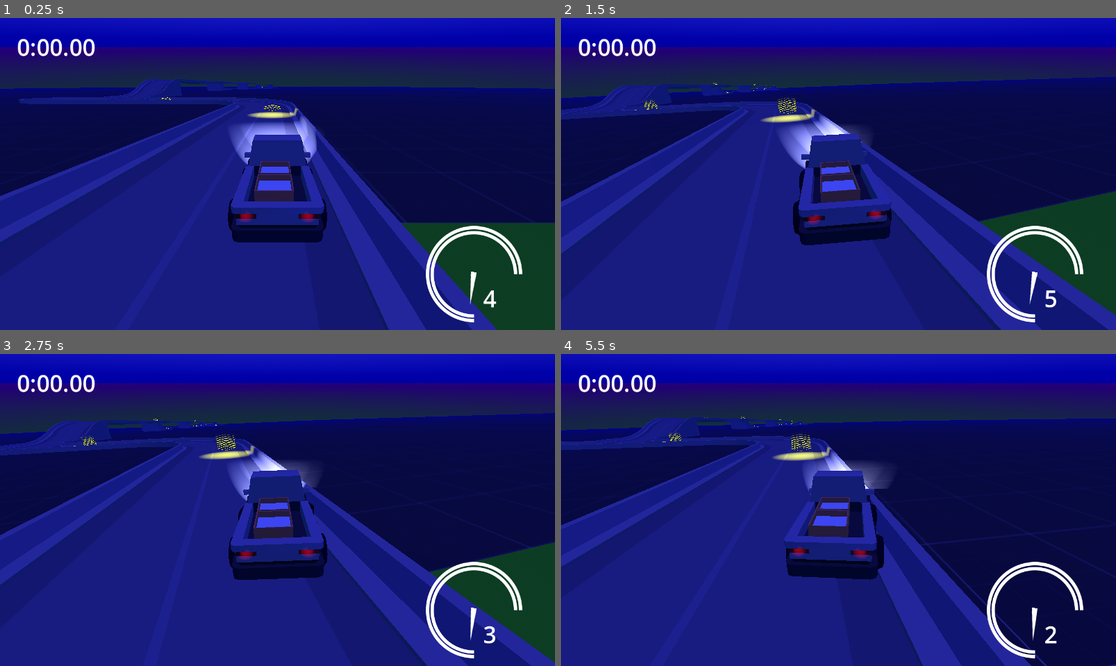
Above: before the commit, frames 1-4 (two rows, left to right).
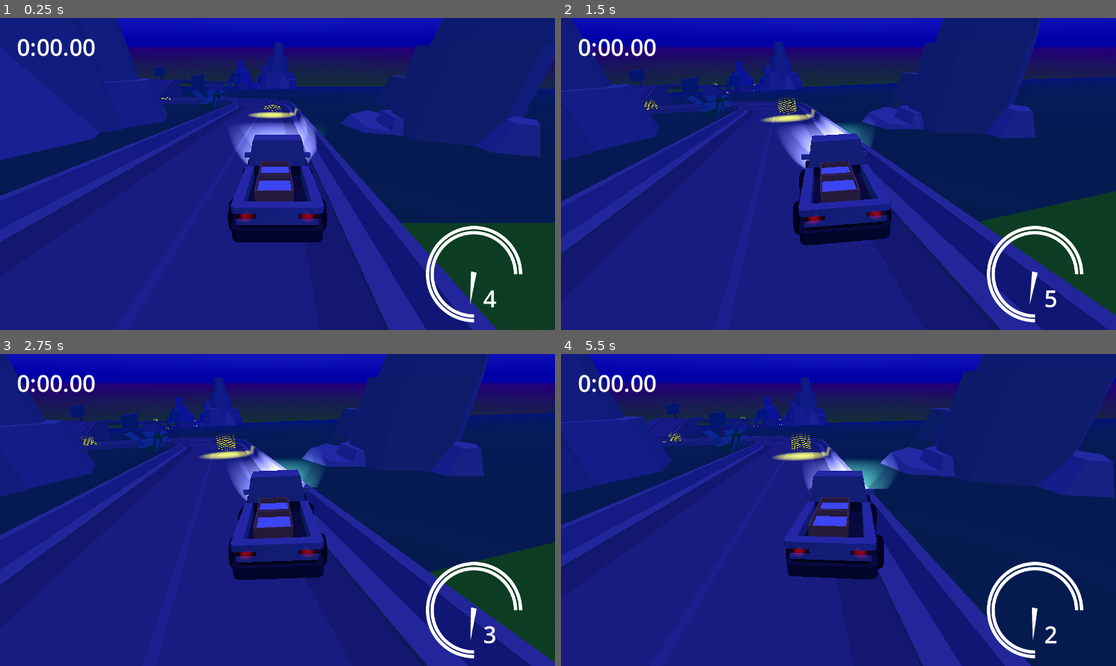
Above: after the commit, the same moments.

Repository: Yngwarr/tofu-delivery-game
Game: Godot game, scene res://scenes/Game.tscn
Same seed, same stepped clock (60 frames per second), same inputs: the game is played once before the commit and once after it.
Inputs:
- Up to frame 1 (0.25 s): no input
- Up to frame 2 (1.5 s): hold D (steer_right) 0.53-1.28 s; tap W (throttle) at 0.6, 1.35 s; hold S (brake) from 1.28 s (still down)
- Up to frame 3 (2.75 s): release S (brake) at 2.03 s; hold D (steer_right) from 2.03 s (still down); tap W (throttle) at 2.1 s
- Up to frame 4 (5.5 s): tap W (throttle) every 0.75 s from 2.85 to 5.1 s; release D (steer_right) at 3.53 s; hold A (steer_left) 3.53-5.03 s; hold S (brake) from 5.03 s (still down)

The runs differ from the first frame. In frame 1, 18% of the frame differs, in the area x 0-100%, y 0-66%; in frame 2, 11%; in frame 3, 12%; in frame 4, 16%.

Commit message:
started environment

Diff:
--- a/scenes/Game.tscn
+++ b/scenes/Game.tscn
@@ -1,8 +1,7 @@
-[gd_scene load_steps=18 format=3 uid="uid://ucubnjga7flw"]
+[gd_scene load_steps=23 format=3 uid="uid://ucubnjga7flw"]
 
 [ext_resource type="Script" path="res://src/Game.gd" id="1_827q4"]
 [ext_resource type="PackedScene" uid="uid://b3586j135yfbf" path="res://scenes/Car.tscn" id="1_ee4kg"]
-[ext_resource type="Texture2D" uid="uid://t3ljxgs3vynr" path="res://textures/proto_dark.png" id="1_gocvt"]
 [ext_resource type="Script" path="res://src/Speedometer.gd" id="3_euadt"]
 [ext_resource type="PackedScene" uid="uid://dl1a1tmrmtdls" path="res://scenes/Road.tscn" id="4_mpevo"]
 [ext_resource type="Texture2D" uid="uid://cmj4se5epwa5t" path="res://textures/speedometer.png" id="5_8lsma"]
@@ -10,12 +9,22 @@
 [ext_resource type="Texture2D" uid="uid://calurnr5vmja1" path="res://textures/Arrow.png" id="6_6458a"]
 [ext_resource type="PackedScene" uid="uid://n7e5jxettdli" path="res://scenes/Checkpoint.tscn" id="7_alyof"]
 [ext_resource type="Script" path="res://src/CheckpointController.gd" id="7_gcnu8"]
+[ext_resource type="PackedScene" uid="uid://4v02rs3ea4l1" path="res://models/nature/stone_tallA.glb" id="8_uoc4l"]
+[ext_resource type="PackedScene" uid="uid://b30w5ivn4ltip" path="res://models/nature/stone_tallB.glb" id="9_0sm30"]
+[ext_resource type="PackedScene" uid="uid://bip5ewt4nuwq" path="res://models/nature/tree_pineDefaultA.glb" id="10_qmw50"]
+[ext_resource type="PackedScene" uid="uid://xx4pfh80qf33" path="res://models/nature/tree_pineDefaultB.glb" id="11_no28x"]
+[ext_resource type="PackedScene" uid="uid://c8majbdnhpmyo" path="res://models/nature/tree_pineTallB.glb" id="12_2odnt"]
+[ext_resource type="PackedScene" uid="uid://c0857ljc4fvnr" path="res://models/nature/plant_bush.glb" id="16_ct8mb"]
+[ext_resource type="PackedScene" uid="uid://bhseqk1uacrdv" path="res://models/nature/stone_tallC.glb" id="16_u2l3s"]
+[ext_resource type="PackedScene" uid="uid://ddctu8nkhnnjs" path="res://models/nature/stone_tallE.glb" id="17_tlxg1"]
+[ext_resource type="PackedScene" uid="uid://dp8opsonx2r68" path="res://models/nature/tree_blocks_dark.glb" id="17_urnxt"]
+[ext_resource type="PackedScene" uid="uid://bb1pdbmckkyky" path="res://models/nature/stone_tallD.glb" id="18_00w5a"]
 
 [sub_resource type="WorldBoundaryShape3D" id="WorldBoundaryShape3D_b63vk"]
 plane = Plane(0, 1, 0.15, 0)
 
 [sub_resource type="StandardMaterial3D" id="StandardMaterial3D_gv6ey"]
-albedo_texture = ExtResource("1_gocvt")
+albedo_color = Color(0.172549, 0.45098, 0.294118, 1)
 uv1_scale = Vector3(100, 100, 100)
 
 [sub_resource type="PlaneMesh" id="PlaneMesh_qc7a3"]
@@ -103,6 +112,7 @@
 
 [node name="Floor" type="StaticBody3D" parent="."]
 collision_layer = 2
+metadata/_edit_lock_ = true
 
 [node name="CollisionShape3D" type="CollisionShape3D" parent="Floor"]
 shape = SubResource("WorldBoundaryShape3D_b63vk")
@@ -228,3 +238,92 @@
 
 [node name="CollisionShape3D" type="CollisionShape3D" parent="Colliders/Start"]
 shape = SubResource("BoxShape3D_f4702")
+
+[node name="Environment" type="Node3D" parent="."]
+
+[node name="stone_tallA" parent="Environment" instance=ExtResource("8_uoc4l")]
+transform = Transform3D(10.5495, 0, -16.9914, 0, 20, 0, 16.9914, 0, 10.5495, -16.8799, -2.67023, 15.5454)
+
+[node name="stone_tallA2" parent="Environment" instance=ExtResource("8_uoc4l")]
+transform = Transform3D(6.78811, 0, 24.0608, 0, 25, 0, -24.0608, 0, 6.78811, 124.93, -58.8922, 349.115)
+
+[node name="stone_tallA3" parent="Environment" instance=ExtResource("8_uoc4l")]
+transform = Transform3D(-5.45896, 0, 49.7011, 0, 50, 0, -49.7011, 0, -5.45896, -12.7344, -103.419, 612.911)
+
+[node name="stone_tallA4" parent="Environment" instance=ExtResource("8_uoc4l")]
+transform = Transform3D(-11.7879, 0, -43.4286, 0, 45, 0, 43.4286, 0, -11.7879, 75.7764, -129.031, 850.676)
+
+[node name="stone_tallB" parent="Environment" instance=ExtResource("9_0sm30")]
+transform = Transform3D(39.9951, -0.628991, -5.92093e-09, 0.626901, 39.8622, -3.25806, 0.0512322, 3.25766, 39.8671, 31.8245, -2.0939, 16.3508)
+
+[node name="stone_tallB2" parent="Environment" instance=ExtResource("9_0sm30")]
+transform = Transform3D(49.9938, -0.786238, 6.56695e-09, 0.783626, 49.8277, -4.07257, 0.0640403, 4.07207, 49.8339, 2.86603, -31.2139, 248.668)
+
+[node name="stone_tallB3" parent="Environment" instance=ExtResource("9_0sm30")]
+transform = Transform3D(39.9951, -0.628991, -5.92093e-09, 0.626901, 39.8622, -3.25806, 0.0512322, 3.25766, 39.8671, 8.86288, -99.7646, 626.38)
+
+[node name="tree_pineDefaultA" parent="Environment" instance=ExtResource("10_qmw50")]
+transform = Transform3D(12, 0, 0, 0, 12, 0, 0, 0, 12, 75.2113, -11.8789, 76.6022)
+
+[node name="tree_pineDefaultB" parent="Environment" instance=ExtResource("11_no28x")]
+transform = Transform3D(8.33114, 0, 5.53101, 0, 10, 0, -5.53101, 0, 8.33114, 72.1833, -13.5828, 85.4455)
+
+[node name="tree_pineTallB" parent="Environment" instance=ExtResource("12_2odnt")]
+transform = Transform3D(10, 0, 0, 0, 10, 0, 0, 0, 10, 79.1471, -18.3715, 83.0204)
+
+[node name="tree_pineDefaultA2" parent="Environment" instance=ExtResource("10_qmw50")]
+transform = Transform3D(-11.9974, 0, -0.248169, 0, 12, 0, 0.248169, 0, -11.9974, 75.9216, -33.1551, 209.644)
+
+[node name="tree_pineDefaultB2" parent="Environment" instance=ExtResource("11_no28x")]
+transform = Transform3D(-8.21498, 0, -5.70212, 0, 10, 0, 5.70212, 0, -8.21498, 78.7662, -31.1333, 200.74)
+
+[node name="tree_pineTallB2" parent="Environment" instance=ExtResource("12_2odnt")]
+transform = Transform3D(-9.99786, 0, -0.206808, 0, 10, 0, 0.206808, 0, -9.99786, 71.8539, -34.3249, 203.309)
+
+[node name="tree_pineDefaultA3" parent="Environment" instance=ExtResource("10_qmw50")]
+transform = Transform3D(-11.9974, 0, -0.248169, 0, 12, 0, 0.248169, 0, -11.9974, 47.8552, -33.1551, 244.21)
+
+[node name="tree_pineDefaultB3" parent="Environment" instance=ExtResource("11_no28x")]
+transform = Transform3D(-8.21498, 0, -5.70212, 0, 10, 0, 5.70212, 0, -8.21498, 50.6998, -34.859, 225.557)
+
+[node name="tree_pineTallB3" parent="Environment" instance=ExtResource("12_2odnt")]
+transform = Transform3D(-9.99786, 0, -0.206808, 0, 10, 0, 0.206808, 0, -9.99786, 43.7876, -39.6477, 237.875)
+
+[node name="plant_bush" parent="Environment" instance=ExtResource("16_ct8mb")]
+transform = Transform3D(20, 0, 0, 0, 20, 0, 0, 0, 20, 15.1304, -6.02295, 40.1534)
+
+[node name="plant_bush2" parent="Environment" instance=ExtResource("16_ct8mb")]
+transform = Transform3D(10.3854, 0, -10.8233, 0, 15, 0, 10.8233, 0, 10.3854, 15.1304, -6.02295, 45.1886)
+
+[node name="stone_tallC" parent="Environment" instance=ExtResource("16_u2l3s")]
+transform = Transform3D(-27.6677, 0, -96.0963, 0, 100, 0, 96.0963, 0, -27.6677, 98.9049, -126.509, 696.887)
+
+[node name="stone_tallE" parent="Environment" instance=ExtResource("17_tlxg1")]
+transform = Transform3D(100, 0, 0, 0, 100, 0, 0, 0, 100, 102.847, -105.663, 732.846)
+
+[node name="stone_tallD" parent="Environment" instance=ExtResource("18_00w5a")]
+transform = Transform3D(100, 0, 0, 0, 100, 0, 0, 0, 100, 108.587, -99.1575, 661.05)
+
+[node name="stone_tallC2" parent="Environment" instance=ExtResource("16_u2l3s")]
+transform = Transform3D(3.78245, 0, 79.9105, 0.62482, 79.9976, -0.029575, -79.9081, 0.62552, 3.78234, -23.3784, -91.3191, 399.36)
+
+[node name="stone_tallE2" parent="Environment" instance=ExtResource("17_tlxg1")]
+transform = Transform3D(-77.8376, 0, -18.4746, 0, 80, 0, 18.4746, 0, -77.8376, 20.9961, -70.4738, 326.382)
+
+[node name="stone_tallD2" parent="Environment" instance=ExtResource("18_00w5a")]
+transform = Transform3D(-13.3964, 0, -37.69, 0, 40, 0, 37.69, 0, -13.3964, 59.1085, -89.9302, 560.847)
+
+[node name="tree_blocks_dark" parent="Environment" instance=ExtResource("17_urnxt")]
+transform = Transform3D(10, 0, 0, 0, 10, 0, 0, 0, 10, 43.4672, -18.1223, 114.702)
+
+[node name="tree_blocks_dark2" parent="Environment" instance=ExtResource("17_urnxt")]
+transform = Transform3D(10, 0, 0, 0, 10, 0, 0, 0, 10, 90.1971, -18.1223, 167.204)
+
+[node name="tree_blocks_dark3" parent="Environment" instance=ExtResource("17_urnxt")]
+transform = Transform3D(20, 0, 0, 0, 20, 0, 0, 0, 20, 57.4067, -46.3913, 296.845)
+
+[node name="tree_blocks_dark4" parent="Environment" instance=ExtResource("17_urnxt")]
+transform = Transform3D(20, 0, 0, 0, 20, 0, 0, 0, 20, 31.5619, -66.3528, 436.752)
+
+[node name="tree_blocks_dark5" parent="Environment" instance=ExtResource("17_urnxt")]
+transform = Transform3D(15, 0, 0, 0, 15, 0, 0, 0, 15, 31.5619, -93.5924, 617.895)
--- /dev/null
+++ b/scenes/environment.tscn
@@ -0,0 +1,27 @@
+[gd_scene load_steps=6 format=3 uid="uid://cyqy5iu81tmp5"]
+
+[ext_resource type="PackedScene" uid="uid://rho23x400wgu" path="res://models/nature/flower_yellowB.glb" id="1_5kdma"]
+[ext_resource type="PackedScene" uid="uid://bqjjbebcjha2v" path="res://models/nature/flower_yellowA.glb" id="2_mwbv7"]
+[ext_resource type="PackedScene" uid="uid://bdtcn2vhbgtv8" path="res://models/nature/flower_yellowC.glb" id="3_crqqo"]
+[ext_resource type="PackedScene" uid="uid://c5s8gac7ayvfl" path="res://models/nature/grass.glb" id="4_gdruv"]
+[ext_resource type="PackedScene" uid="uid://dd41unddnjo6" path="res://models/nature/grass_large.glb" id="5_0tfqb"]
+
+[node name="Environment" type="Node"]
+
+[node name="flower_yellowB" parent="." instance=ExtResource("1_5kdma")]
+transform = Transform3D(50, 0, 0, 0, 50, 0, 0, 0, 50, 0.3, 0, 0)
+
+[node name="flower_yellowA" parent="." instance=ExtResource("2_mwbv7")]
+transform = Transform3D(50, 0, 0, 0, 50, 0, 0, 0, 50, 0, 0, 0.363056)
+
+[node name="flower_yellowC" parent="." instance=ExtResource("3_crqqo")]
+transform = Transform3D(50, 0, 0, 0, 50, 0, 0, 0, 50, 0, 0, 0)
+
+[node name="grass" parent="." instance=ExtResource("4_gdruv")]
+transform = Transform3D(50, 0, 0, 0, 50, 0, 0, 0, 50, -0.312275, 0, 0)
+
+[node name="grass2" parent="." instance=ExtResource("4_gdruv")]
+transform = Transform3D(37.0824, 0, -33.5395, 0, 50, 0, 33.5395, 0, 37.0824, 0.128945, 0, 0.328168)
+
+[node name="grass_large" parent="." instance=ExtResource("5_0tfqb")]
+transform = Transform3D(50, 0, 0, 0, 50, 0, 0, 0, 50, 0.0175442, 0, -0.282324)
Binary file removed: models/nature/bed.glb
Not shown, removed: models/nature/bed.glb.import
Binary file removed: models/nature/bed_floor.glb
Not shown, removed: models/nature/bed_floor.glb.import
Binary file removed: models/nature/bridge_center_stone.glb
Not shown, removed: models/nature/bridge_center_stone.glb.import
Binary file removed: models/nature/bridge_center_stoneRound.glb
Not shown, removed: models/nature/bridge_center_stoneRound.glb.import
Binary file removed: models/nature/bridge_center_wood.glb
Not shown, removed: models/nature/bridge_center_wood.glb.import
Binary file removed: models/nature/bridge_center_woodRound.glb
Not shown, removed: models/nature/bridge_center_woodRound.glb.import
(and 436 more such lines)
